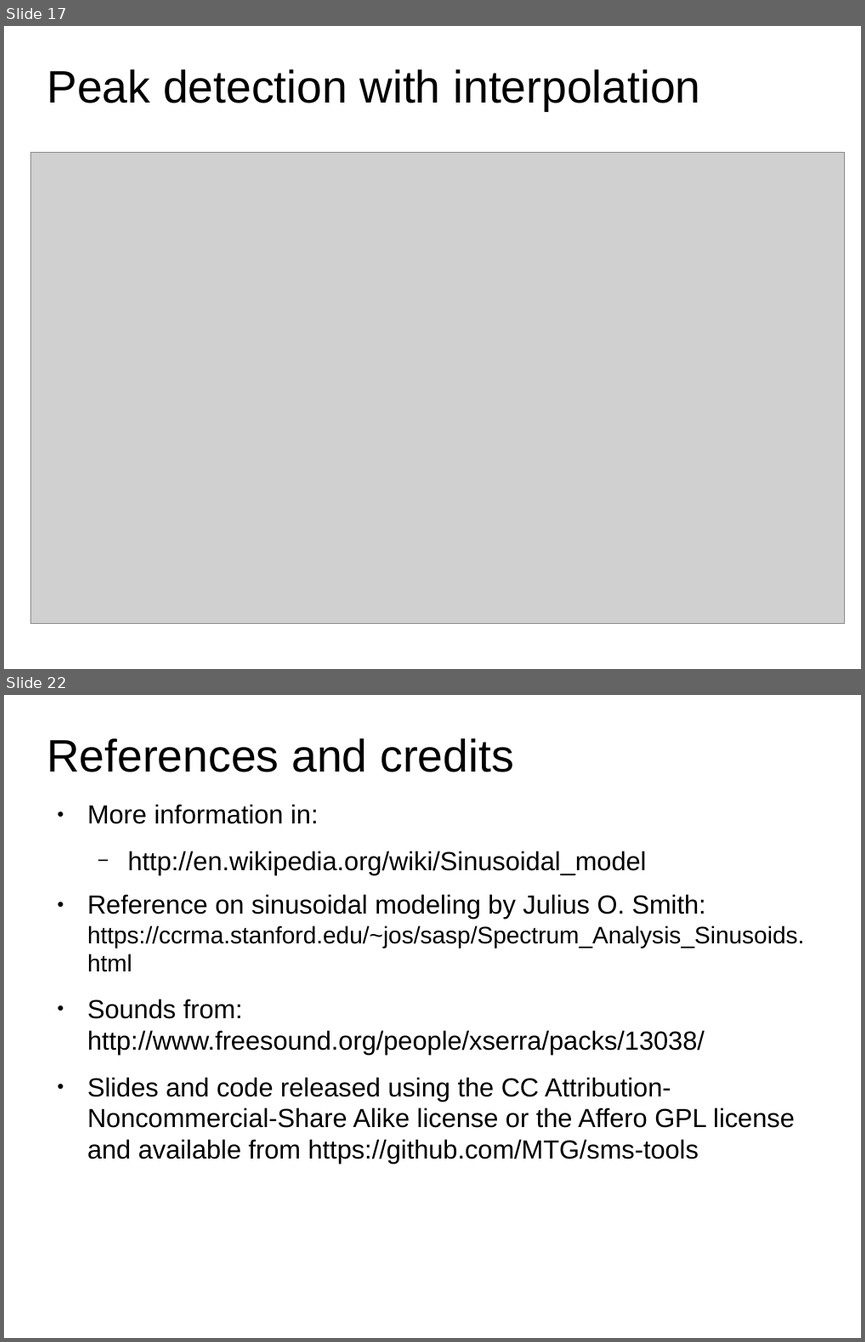
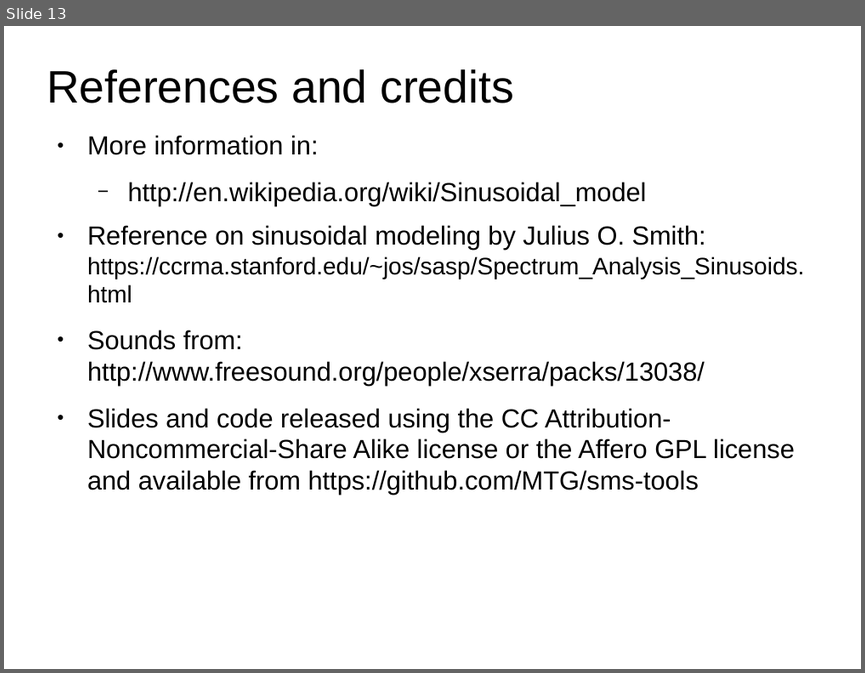
Before and after one commit to MTG/sms-tools, a slide deck: lectures/5-Sinusoidal-model/Sinusoidal-Model-1.odp. Shown one above the other, each under a label of ours: slides 17 and 22 before the commit, slide 13 after it; the slides between them are not shown. The pictures are 865x1342 and 865x673 pixels, drawn with LibreOffice and Linux fonts; fonts in the diff are those of the drawing; grey boxes stand for pictures. Boxes give left, top, right and bottom in pixels: in the first picture for what was removed or moved away, otherwise in the second. Text is boxed around its words. In the diff, an @@ line names an element or a change of style, - is before the commit and + after.

```diff
--- a/lectures/5-Sinusoidal-model/Sinusoidal-Model-1.odp
+++ b/lectures/5-Sinusoidal-model/Sinusoidal-Model-1.odp
@@ slide 17 removed at (x1=4, y1=26, x2=861, y2=669), background #FFFFFF @@
@@ title removed at (x1=46, y1=69, x2=701, y2=111) @@
-Peak detection with interpolation
@@ picture removed at (x1=30, y1=152, x2=845, y2=624) @@
@@ what was slide 22 is now slide 13 @@
```
Also in this commit, not shown: 3 slides changed, 8 other slides removed, 7 other files.
